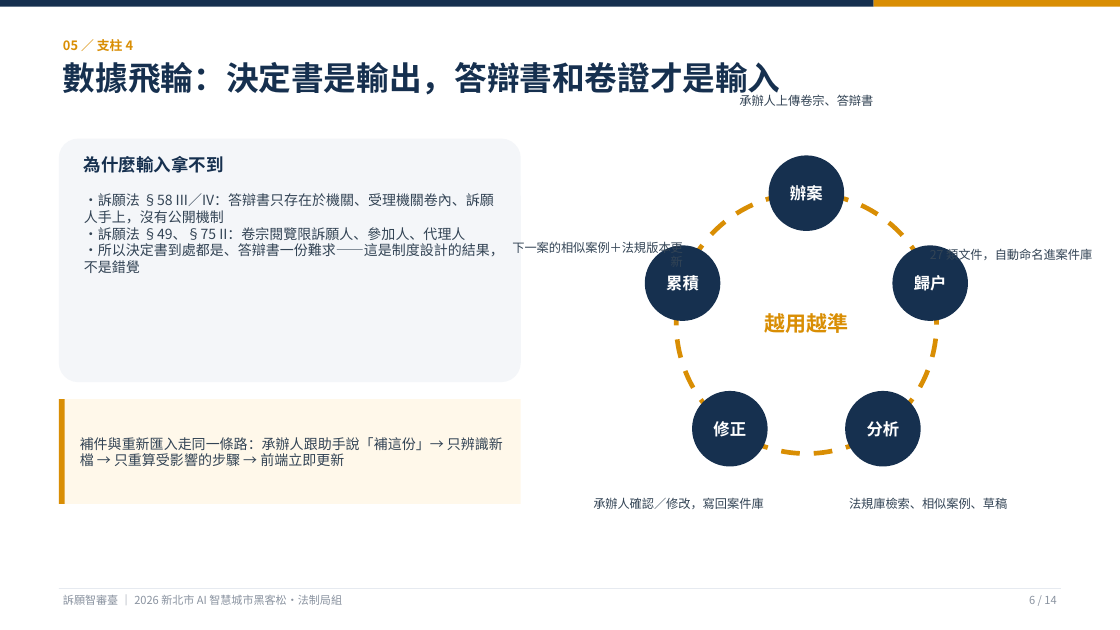
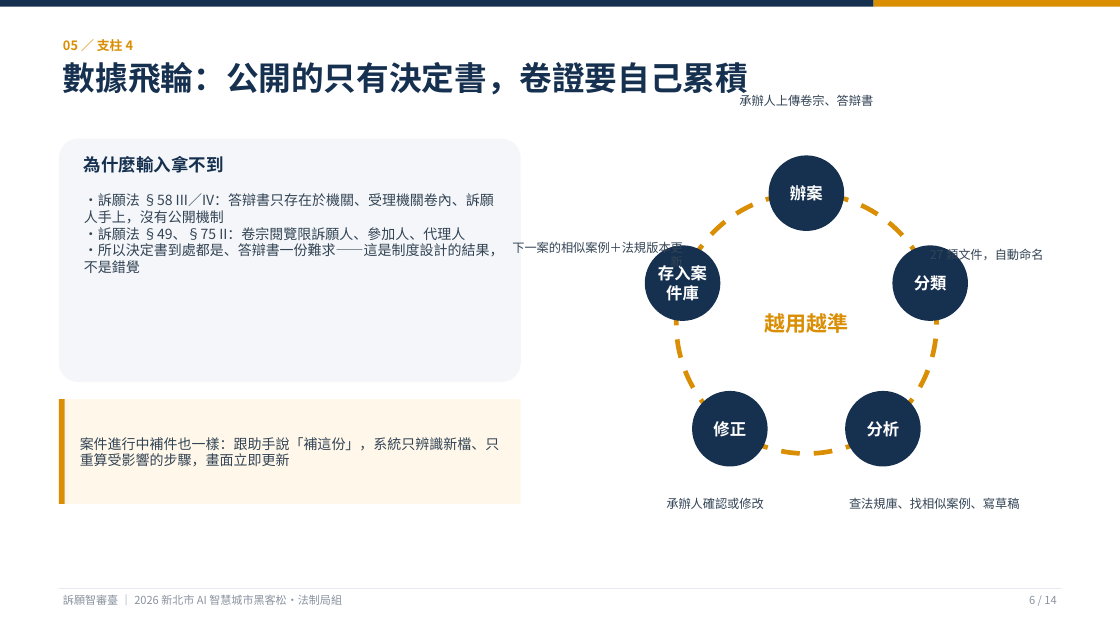
Before and after one commit to KevinMursh/hackathon_wisxxxx, a slide deck: slide 6 of docs/提案/提案簡報-訴願智審臺.pptx. Drawn at 1120x630 pixels with LibreOffice and Linux fonts; fonts in the diff are those of the drawing. Boxes give left, top, right and bottom in pixels: in the first picture for what was removed or moved away, otherwise in the second. Text is boxed around its words. In the diff, an @@ line names an element or a change of style, - is before the commit and + after.

```diff
--- a/docs/提案/提案簡報-訴願智審臺.pptx
+++ b/docs/提案/提案簡報-訴願智審臺.pptx
@@ text at [63,62,748,99]: text changed @@
-數據飛輪：決定書是輸出，答辯書和卷證才是輸入
+數據飛輪：公開的只有決定書，卷證要自己累積
@@ text in ellipse at [658,265,707,301]: text changed @@
-累積
+存入案件庫
@@ text at [930,246,1043,263]: text changed @@
-27 類文件，自動命名進案件庫
+27 類文件，自動命名
@@ text in ellipse at [914,275,947,291]: text changed @@
-歸戶
+分類
@@ text at [80,437,500,466]: text changed @@
-補件與重新匯入走同一條路：承辦人跟助手說「補這份」→ 只辨識新檔 → 只重算受影響的步驟 → 前端立即更新
+案件進行中補件也一樣：跟助手說「補這份」，系統只辨識新檔、只重算受影響的步驟，畫面立即更新
@@ text at [666,497,763,509]: text changed @@
-承辦人確認／修改，寫回案件庫
+承辦人確認或修改
@@ text at [849,497,1020,509]: text changed @@
-法規庫檢索、相似案例、草稿
+查法規庫、找相似案例、寫草稿
```
Also in this commit, not shown: 13 other slides changed, 4 other files.
